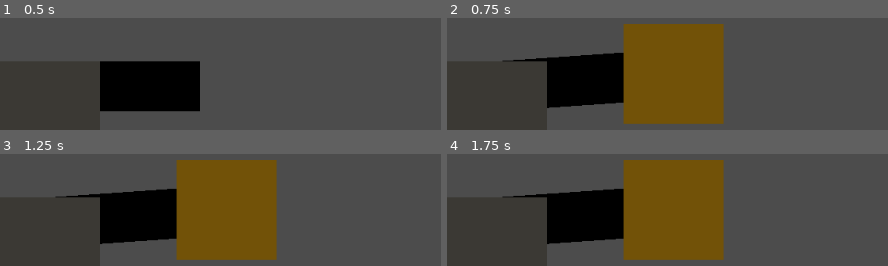
Above: before the commit, frames 1-4 (two rows, left to right).
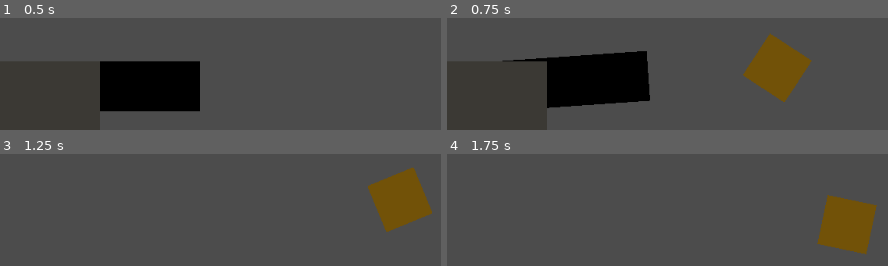
Above: after the commit, the same moments.

Repository: RedSatura/Pumpkin-Throw-2
Game: Godot game, scene res://Scenes/level.tscn
The game is run twice, just before and just after one commit, with the same random seed, the same clock (stepped at 60 frames per second) and the same inputs. This scene is started directly instead of the project's main scene.
Inputs:
- Up to frame 1 (0.5 s): no input
- Up to frame 2 (0.75 s): tap Enter at 0.5 s; hold Up (cannon_up) from 0.53 s (still down); tap X (cannon_fire) at 0.6 s
- Up to frame 3 (1.25 s): keep holding Up (cannon_up)
- Up to frame 4 (1.75 s): release Up (cannon_up) at 1.28 s; hold Down (cannon_down) from 1.28 s (still down); tap X (cannon_fire) at 1.35 s

Frame 1 is identical in both runs. In frame 2, 26% of the frame differs, in the area x 39-83%, y 5-95%; in frame 3, 34%; in frame 4, 34%, in the area x 12-98%, y 5-95%.

Commit message:
projectile launching complete

Diff:
--- a/Level Objects/Cannon/cannon.gd
+++ b/Level Objects/Cannon/cannon.gd
@@ -3,14 +3,18 @@
 onready var pumpkin_spawner = $PumpkinSpawner
 
 var cannon_disabled = false
+var force = 1000
+var angle = 0
 
 func _unhandled_input(_event):
 	if !cannon_disabled:
 		if Input.is_action_just_pressed("cannon_fire"):
 			var pumpkin = load("res://Level Objects/Pumpkin/pumpkin.tscn").instance()
-
+			pumpkin.initial_force = force
+			pumpkin.global_position = pumpkin_spawner.global_position
+			pumpkin.cannon_angle = angle * -1
+			print(angle)
 			get_tree().get_root().add_child(pumpkin)
-			pumpkin.global_position = pumpkin_spawner.global_position
 			cannon_disabled = true
 
 func _physics_process(_delta):
@@ -23,3 +27,5 @@
 			self.rotation_degrees += 1
 			if self.rotation_degrees > 0:
 				self.rotation_degrees = 0
+
+		angle = deg2rad(self.rotation_degrees)
--- a/Level Objects/Pumpkin/pumpkin.gd
+++ b/Level Objects/Pumpkin/pumpkin.gd
@@ -1,14 +1,28 @@
 extends KinematicBody2D
 
-const gravity = 9.8
+const gravity = 150
+
 var velocity = Vector2(0, 0)
 var weight = 0
+var initial_force = 0
+var cannon_angle = 0
 
 var rand_rotation_value = 0
 
 func _ready():
 	randomize()
-	rand_rotation_value
+	rand_rotation_value = rand_range(-10, 10)
+	$Camera2D.current = true
+	velocity.y = -initial_force * sin(cannon_angle)
+	velocity.x = initial_force * cos(cannon_angle)
+
+	#angle = deg2rad(angle)
+
+	#velocity.x *= rad2deg(cos(angle))
+	#velocity.y *= rad2deg(sin(angle))
 
 func _physics_process(delta):
-	pass
+	self.rotation_degrees += rand_rotation_value
+	print(velocity)
+	velocity.y += gravity * delta
+	var collision = move_and_collide(velocity * delta)
--- a/Level Objects/Pumpkin/pumpkin.tscn
+++ b/Level Objects/Pumpkin/pumpkin.tscn
@@ -3,16 +3,22 @@
 [ext_resource path="res://Level Objects/Pumpkin/pumpkin.gd" type="Script" id=1]
 
 [sub_resource type="CircleShape2D" id=1]
-radius = 64.0
+radius = 32.0
 
 [node name="Pumpkin" type="KinematicBody2D"]
 script = ExtResource( 1 )
 
 [node name="Polygon2D" type="Polygon2D" parent="."]
+position = Vector2( 9.53674e-07, 9.53674e-07 )
+scale = Vector2( 0.8125, 0.666667 )
 color = Color( 0.447059, 0.321569, 0.0313726, 1 )
-polygon = PoolVector2Array( -64, -64, -64, 64, 64, 64, 64, -64 )
+polygon = PoolVector2Array( -39.3846, -48, -39.3846, -12, -39.3846, 48, 39.3846, 48, 39.3846, -48 )
 
 [node name="CollisionShape2D" type="CollisionShape2D" parent="."]
 shape = SubResource( 1 )
 
 [node name="Sprite" type="Sprite" parent="."]
+
+[node name="Camera2D" type="Camera2D" parent="."]
+limit_left = 0
+limit_bottom = 600
--- a/Scenes/level.tscn
+++ b/Scenes/level.tscn
@@ -17,3 +17,10 @@
 position = Vector2( 64, 512 )
 color = Color( 0.231373, 0.223529, 0.203922, 1 )
 polygon = PoolVector2Array( 64, 0, 0, 0, -64, 0, -64, 88, 64, 88 )
+
+[node name="Camera2D" type="Camera2D" parent="."]
+position = Vector2( 512, 300 )
+current = true
+limit_left = 0
+limit_bottom = 600
+editor_draw_limits = true
